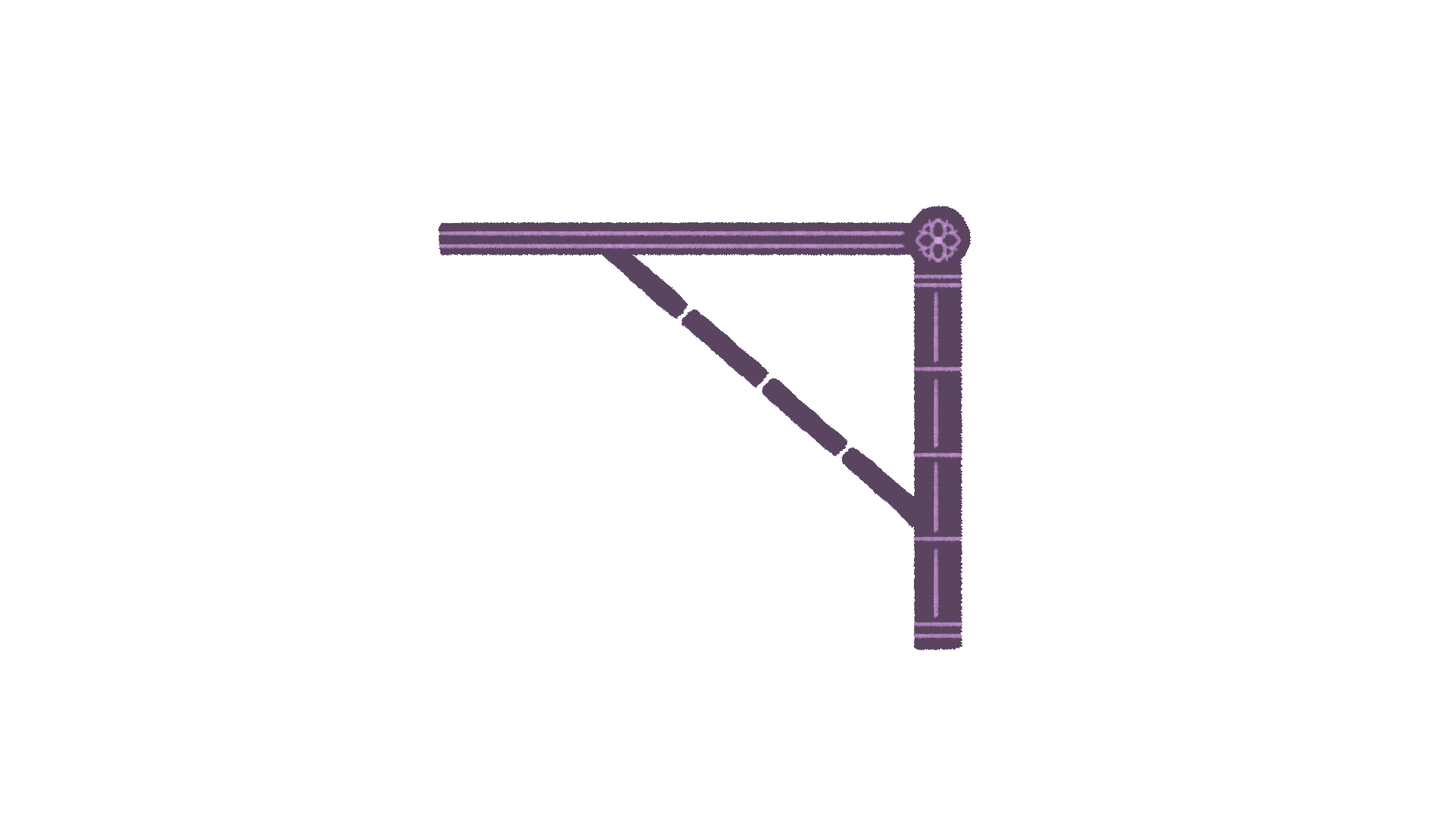
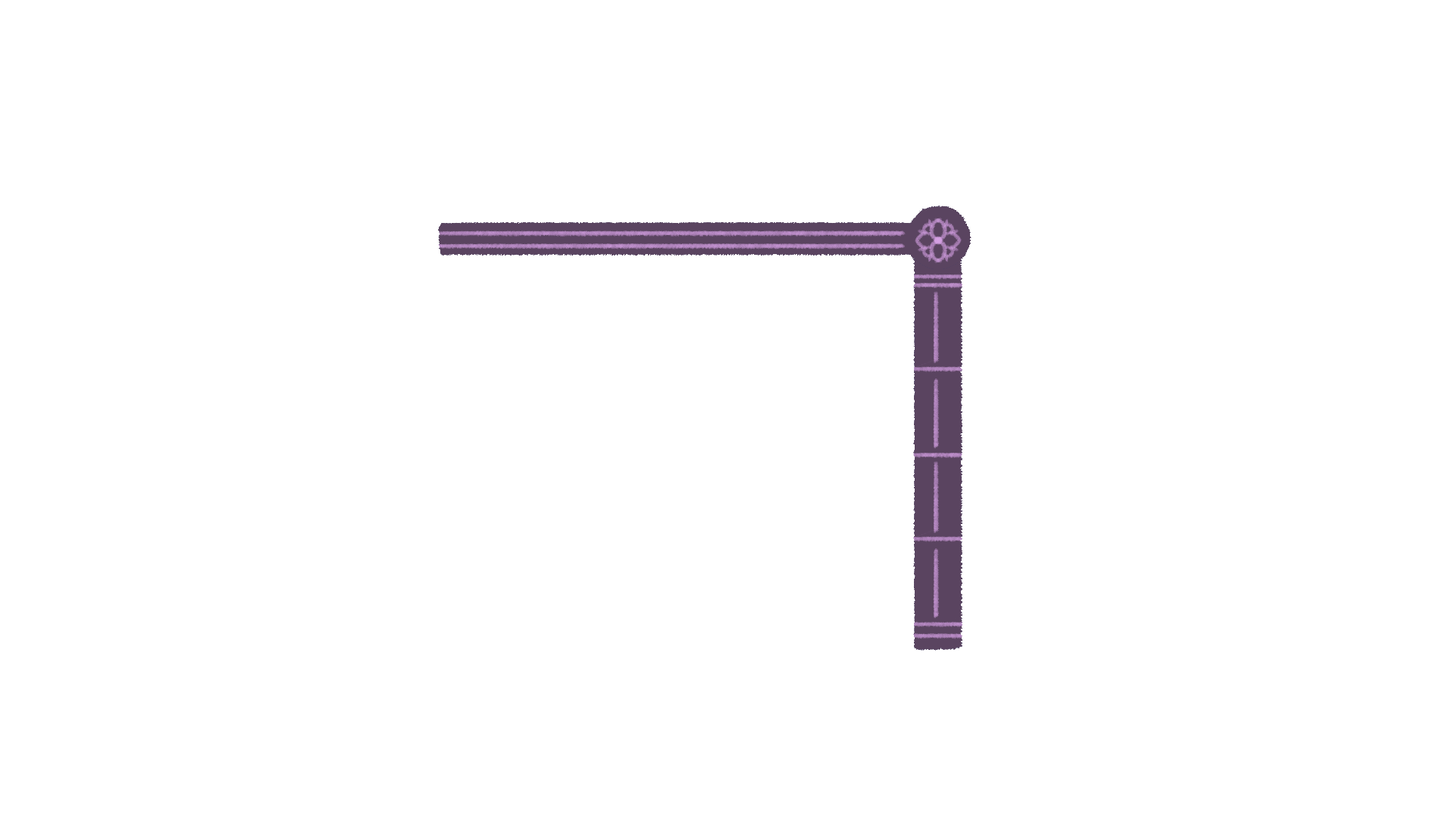
The second 1455×819 image is a revision of the first. Changes to its layers:
hid "Layer 86" over 601, 253, 916, 528
